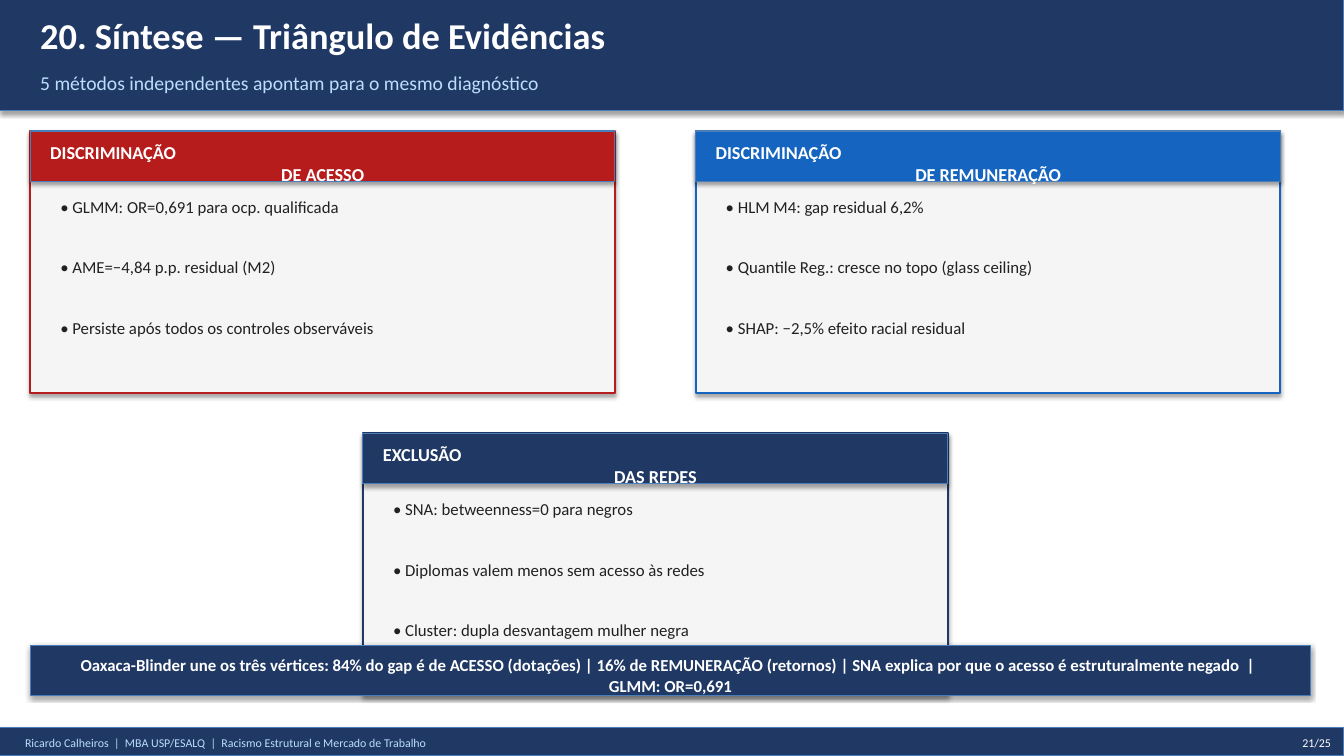
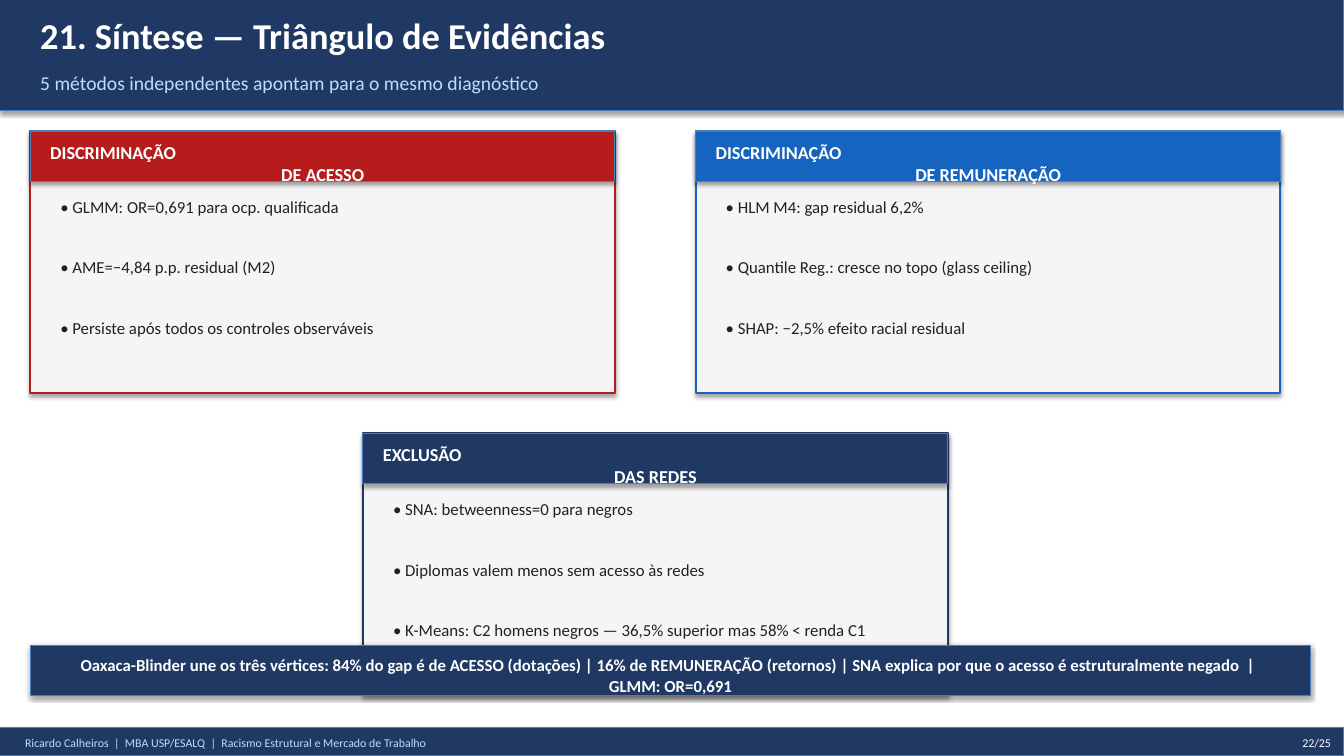
Before and after one commit to rickinrj-ux/ProjetoRacismoPNAD, a slide deck: slide 22 of apresentacao_tcc.pptx (slide 21 before the commit). Drawn at 1344x756 pixels with LibreOffice and Linux fonts; fonts in the diff are those of the drawing. Boxes give left, top, right and bottom in pixels: in the first picture for what was removed or moved away, otherwise in the second. Text is boxed around its words. In the diff, an @@ line names an element or a change of style, - is before the commit and + after.

```diff
--- a/apresentacao_tcc.pptx
+++ b/apresentacao_tcc.pptx
@@ text at bbox=[40, 23, 605, 55]: text changed @@
-20. Síntese — Triângulo de Evidências
+21. Síntese — Triângulo de Evidências
@@ text at bbox=[405, 624, 865, 639]: text changed @@
-• Cluster: dupla desvantagem mulher negra
+• K-Means: C2 homens negros — 36,5% superior mas 58% < renda C1
@@ text at bbox=[1302, 739, 1331, 748]: text changed @@
-21/25
+22/25
```
Also in this commit, not shown: 8 other slides changed, 1 slide added, 1 other file.
